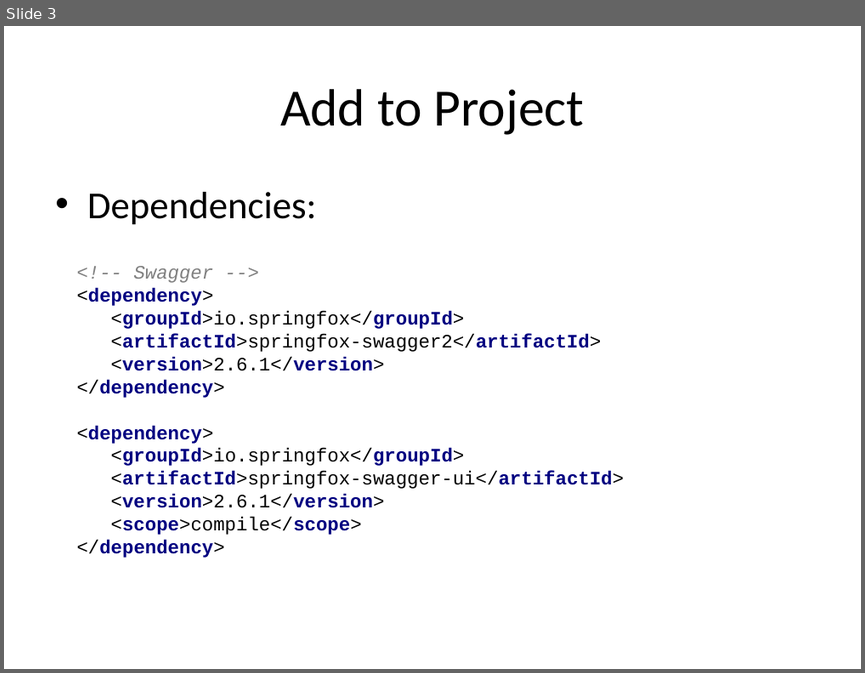
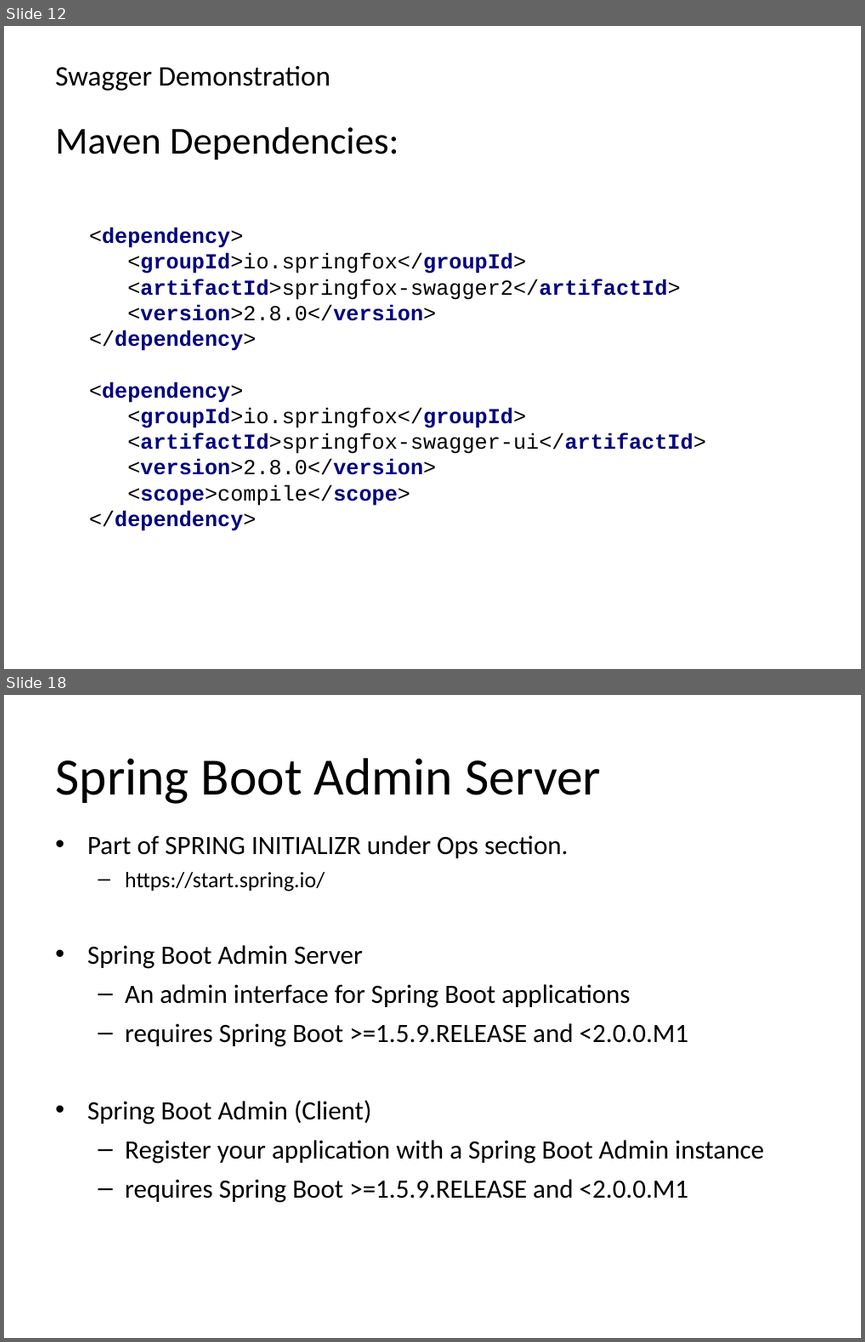
Before and after one commit to bobwares/training, a slide deck: presentations/Swagger-overview.ppt. Shown one above the other, each under a label of ours: slide 3 before the commit, slides 12 and 18 after it; the slides between them are not shown. The pictures are 865x673 and 865x1342 pixels, drawn with LibreOffice and Linux fonts; fonts in the diff are those of the drawing. Boxes give left, top, right and bottom in pixels: in the first picture for what was removed or moved away, otherwise in the second. Text is boxed around its words. In the diff, an @@ line names an element or a change of style, - is before the commit and + after.

Commit message:
Swagger Presentation:

```diff
--- a/presentations/Swagger-overview.ppt
+++ b/presentations/Swagger-overview.ppt
@@ slide 18 added at [4, 695, 861, 1338], background #FFFFFF @@
@@ title added at [55, 758, 601, 804], 44 pt, text #000000 @@
+Spring Boot Admin Server
@@ text added at [87, 835, 764, 1202], 22.2 pt, text #000000 @@
+• Part of SPRING INITIALIZR under Ops section.
+  – https://start.spring.io/
+• Spring Boot Admin Server
+  – An admin interface for Spring Boot applications
+  – requires Spring Boot >=1.5.9.RELEASE and <2.0.0.M1
+• Spring Boot Admin (Client)
+  – Register your application with a Spring Boot Admin instance
+  – requires Spring Boot >=1.5.9.RELEASE and <2.0.0.M1
@@ what was slide 3 is now slide 12 @@
@@ slide 12 changed as well @@
@@ text added at [55, 66, 331, 91], 23.8 pt, text #000000 @@
+Swagger Demonstration
@@ title removed at [280, 89, 585, 135] @@
-Add to Project
@@ text at [55, 127, 398, 160]: text changed @@
-• Dependencies:
+Maven Dependencies:
@@ text at [89, 227, 706, 531]: text changed; size 16 to 18 pt @@
-<!-- Swagger -->
-<dependency>
-<groupId>io.springfox</groupId>
-<artifactId>springfox-swagger2</artifactId>
-<version>2.6.1</version>
-</dependency>
-<dependency>
-<groupId>io.springfox</groupId>
-<artifactId>springfox-swagger-ui</artifactId>
-<version>2.6.1</version>
-<scope>compile</scope>
-</dependency>
+<dependency>
+<groupId>io.springfox</groupId>
+<artifactId>springfox-swagger2</artifactId>
+<version>2.8.0</version>
+</dependency>
+<dependency>
+<groupId>io.springfox</groupId>
+<artifactId>springfox-swagger-ui</artifactId>
+<version>2.8.0</version>
+<scope>compile</scope>
+</dependency>
```
Also in this commit, not shown: 2 other slides changed, 16 other slides added, 4 slides removed, 5 other files.
